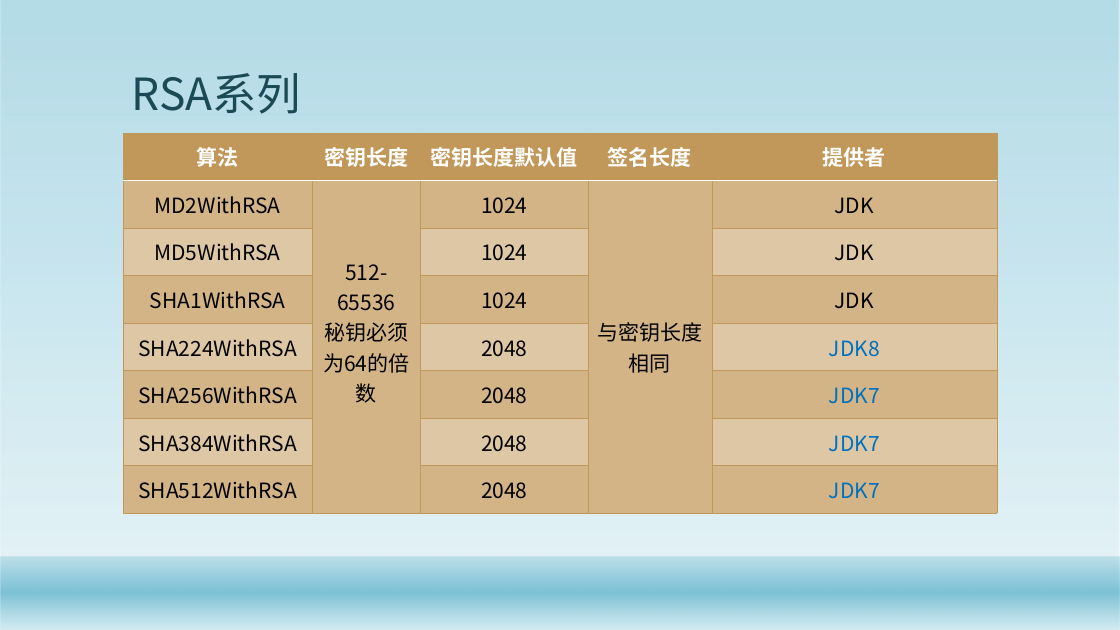
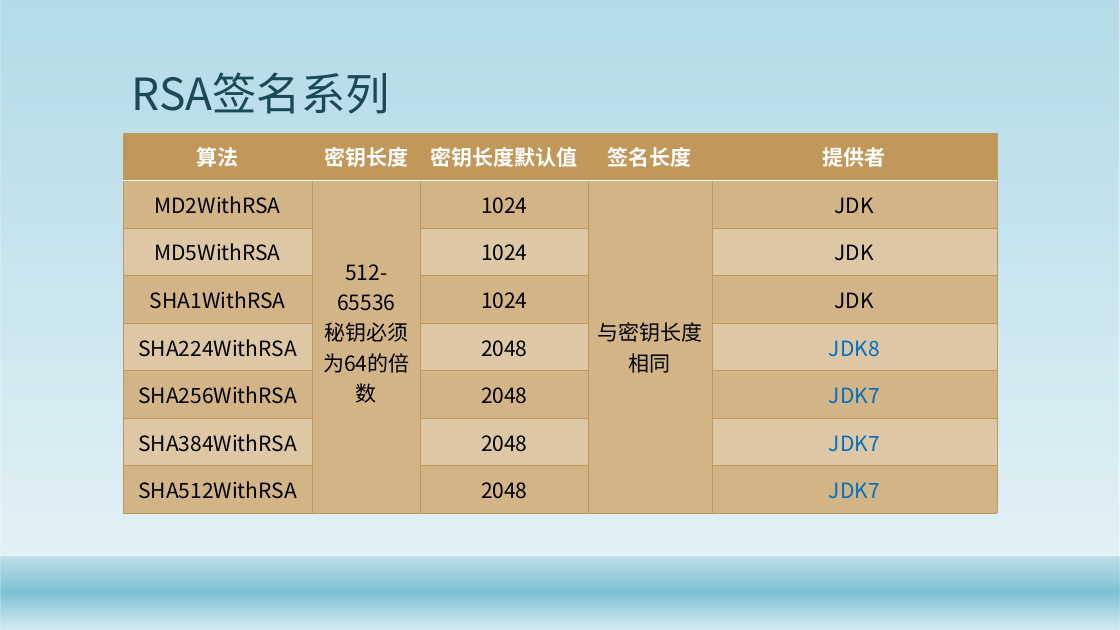
Before and after one commit to gaozhuo/java-security-doc, a slide deck: slide 25 of Java安全架构.pptx (slide 24 before the commit). Drawn at 1120x630 pixels with LibreOffice and Linux fonts; fonts in the diff are those of the drawing; background and template pictures are left out. Boxes give left, top, right and bottom in pixels: in the first picture for what was removed or moved away, otherwise in the second. Text is boxed around its words. In the diff, an @@ line names an element or a change of style, - is before the commit and + after.

```diff
--- a/Java安全架构.pptx
+++ b/Java安全架构.pptx
@@ title at bbox=[132, 72, 390, 114]: text changed @@
-RSA系列
+RSA签名系列
```
Also in this commit, not shown: 2 other slides changed, 2 slides added, 2 other files.
